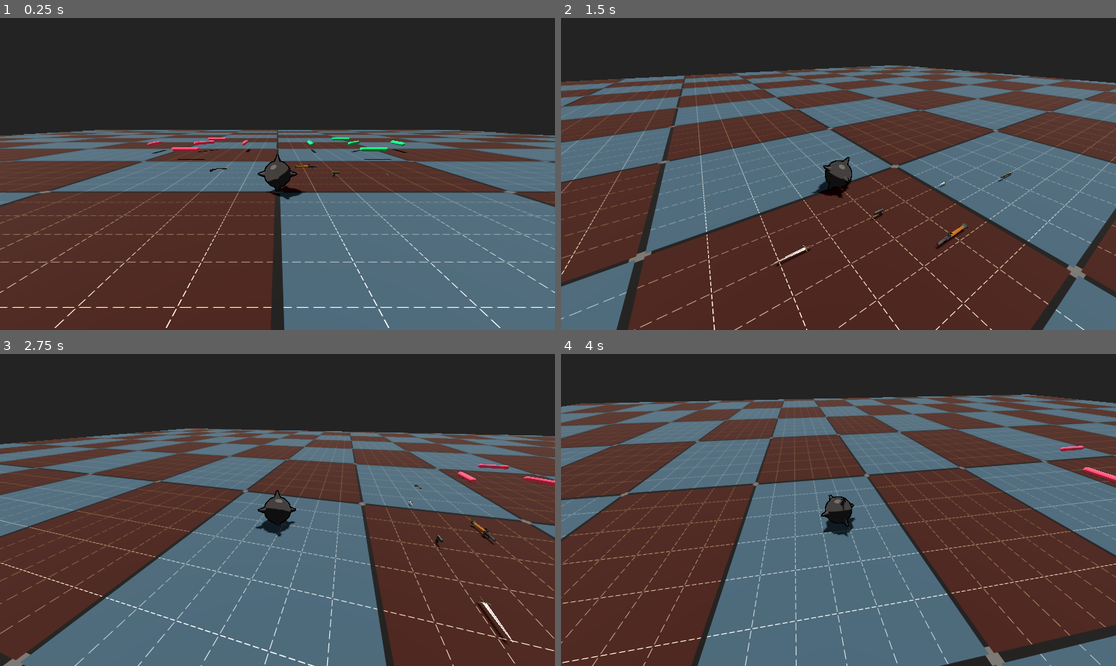
Above: before the commit, frames 1-4 (two rows, left to right).
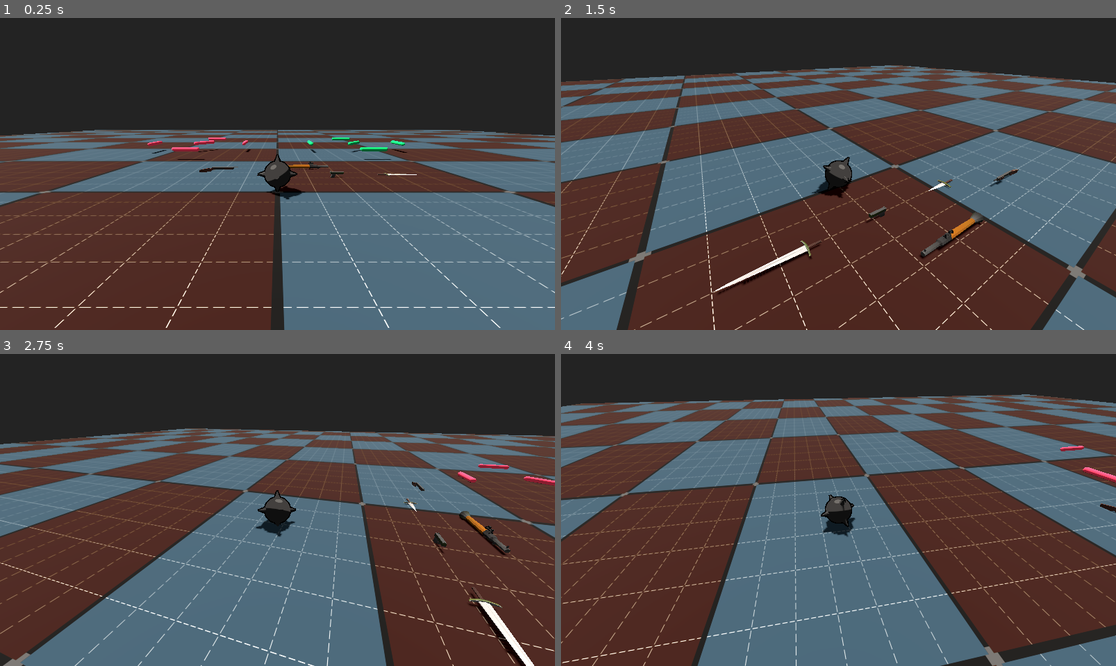
Above: after the commit, the same moments.

Repository: erikringwalters/pirate-jam-16-prototype
Game: Godot game, scene res://scenes/main.tscn
Two runs of this game, one before a commit and one after it. Both use one fixed random seed, a clock stepped at 60 frames per second and the inputs below. Before the commit the project starts from res://main.tscn.
Inputs (mouse positions are in pixels of both pictures, inside the frame that each line leads up to):
- Up to frame 1 (0.25 s): no input
- Up to frame 2 (1.5 s): move the mouse to (960, 158) at 0.52 s; press the mouse at (960, 158) at 0.53 s; hold D (move_right) 0.53-1.28 s; tap Space (manual_shoot) at 0.8, 1.35 s; move the mouse to (810, 174) at 1.27 s; release the mouse at (810, 174) at 1.28 s; hold W (move_up) from 1.28 s (still down)
- Up to frame 3 (2.75 s): keep holding W (move_up); click (249, 510) at 1.55 s; move the mouse to (288, 503) at 2.02 s; press the mouse at (288, 503) at 2.03 s; tap Space (manual_shoot) at 2.3 s
- Up to frame 4 (4 s): keep holding W (move_up); move the mouse to (832, 516) at 2.77 s; release the mouse at (832, 516) at 2.78 s; tap Space (manual_shoot) at 2.85, 3.8 s; click (832, 516) at 3.05 s; move the mouse to (877, 513) at 3.52 s; press the mouse at (877, 513) at 3.53 s

The runs differ from the first frame. In frame 1, 0.2% of the frame differs, in the area x 35-76%, y 46-52%; in frame 2, 1.0%; in frame 3, 1.0%, in the area x 72-97%, y 40-100%; in frame 4, less than 0.1%.

Commit message:
folder restructure

Diff:
--- a/main.tscn
+++ b/scenes/main.tscn
@@ -1,15 +1,15 @@
 [gd_scene load_steps=15 format=3 uid="uid://ct0tti2mfck6l"]
 
-[ext_resource type="PackedScene" uid="uid://bwge4babpy161" path="res://scenes/player.tscn" id="1_0xm2m"]
-[ext_resource type="PhysicsMaterial" uid="uid://baifveh640c1m" path="res://materials/physics_friction.tres" id="2_1bvp3"]
-[ext_resource type="Shader" uid="uid://cyolrnj113mxo" path="res://shaders/floor.gdshader" id="2_h2yge"]
-[ext_resource type="PackedScene" uid="uid://dqodrp0dyot7f" path="res://scenes/pickup_item_no_collision.tscn" id="4_1bvp3"]
-[ext_resource type="PackedScene" uid="uid://dlp1bs8xos8hq" path="res://scenes/pickup_item_ground_collision.tscn" id="5_lquwl"]
-[ext_resource type="PackedScene" uid="uid://dnab25acrgyoy" path="res://scenes/weapons/dagger.tscn" id="6_272bh"]
-[ext_resource type="PackedScene" uid="uid://bo4r5t2hvavcu" path="res://scenes/weapons/shotgun.tscn" id="7_5vw27"]
-[ext_resource type="PackedScene" uid="uid://obopymb5flt6" path="res://scenes/weapons/sword.tscn" id="8_4c57u"]
-[ext_resource type="PackedScene" uid="uid://ch5f82om4wwn7" path="res://scenes/weapons/handgun.tscn" id="9_efxa6"]
-[ext_resource type="PackedScene" uid="uid://hjn3ta46v6nr" path="res://scenes/weapons/rocket.tscn" id="10_dg77c"]
+[ext_resource type="PackedScene" uid="uid://bwge4babpy161" path="res://scenes/player/player.tscn" id="1_choun"]
+[ext_resource type="PhysicsMaterial" uid="uid://baifveh640c1m" path="res://materials/physics_friction.tres" id="2_ya4ey"]
+[ext_resource type="Shader" uid="uid://cyolrnj113mxo" path="res://shaders/floor.gdshader" id="3_eb6dy"]
+[ext_resource type="PackedScene" uid="uid://dqodrp0dyot7f" path="res://scenes/pickup_test_item/pickup_item_no_collision.tscn" id="4_trceg"]
+[ext_resource type="PackedScene" uid="uid://dlp1bs8xos8hq" path="res://scenes/pickup_test_item/pickup_item_ground_collision.tscn" id="5_a8y0u"]
+[ext_resource type="PackedScene" uid="uid://dnab25acrgyoy" path="res://scenes/weapons/dagger.tscn" id="6_jkv2x"]
+[ext_resource type="PackedScene" uid="uid://ch5f82om4wwn7" path="res://scenes/weapons/handgun.tscn" id="7_jbj1t"]
+[ext_resource type="PackedScene" uid="uid://hjn3ta46v6nr" path="res://scenes/weapons/rocket.tscn" id="8_muem4"]
+[ext_resource type="PackedScene" uid="uid://bo4r5t2hvavcu" path="res://scenes/weapons/shotgun.tscn" id="9_dp3eg"]
+[ext_resource type="PackedScene" uid="uid://obopymb5flt6" path="res://scenes/weapons/sword.tscn" id="10_0ld40"]
 
 [sub_resource type="Environment" id="Environment_h2yge"]
 background_mode = 1
@@ -53,12 +53,12 @@
 [node name="WorldEnvironment" type="WorldEnvironment" parent="."]
 environment = SubResource("Environment_h2yge")
 
-[node name="Player" parent="." instance=ExtResource("1_0xm2m")]
+[node name="Player" parent="." instance=ExtResource("1_choun")]
 transform = Transform3D(1, 0, 0, 0, 1, 0, 0, 0, 1, 0, 1, 0)
 
 [node name="Floor" type="StaticBody3D" parent="."]
 transform = Transform3D(1, 0, 0, 0, 1, 0, 0, 0, 1, 0, -0.5, 0)
-physics_material_override = ExtResource("2_1bvp3")
+physics_material_override = ExtResource("2_ya4ey")
 
 [node name="FloorCollision" type="CollisionShape3D" parent="Floor"]
 shape = SubResource("BoxShape3D_1bvp3")
@@ -72,47 +72,47 @@
 light_energy = 2.0
 shadow_enabled = true
 
-[node name="PickupItemNoCollision" parent="." instance=ExtResource("4_1bvp3")]
+[node name="PickupItemNoCollision" parent="." instance=ExtResource("4_trceg")]
 transform = Transform3D(-4.37114e-08, -1, 0, 1, -4.37114e-08, 0, 0, 0, 1, 7, 1, 7)
 
-[node name="PickupItemNoCollision2" parent="." instance=ExtResource("4_1bvp3")]
+[node name="PickupItemNoCollision2" parent="." instance=ExtResource("4_trceg")]
 transform = Transform3D(-4.37114e-08, -1, 0, 1, -4.37114e-08, 0, 0, 0, 1, 7, 1, 15)
 
-[node name="PickupItemNoCollision3" parent="." instance=ExtResource("4_1bvp3")]
+[node name="PickupItemNoCollision3" parent="." instance=ExtResource("4_trceg")]
 transform = Transform3D(1.91069e-15, 4.37114e-08, -1, 1, -4.37114e-08, 0, -4.37114e-08, -1, -4.37114e-08, 11, 1, 11)
 
-[node name="PickupItemNoCollision4" parent="." instance=ExtResource("4_1bvp3")]
+[node name="PickupItemNoCollision4" parent="." instance=ExtResource("4_trceg")]
 transform = Transform3D(1.91069e-15, 4.37114e-08, 1, 1, -4.37114e-08, 0, 4.37114e-08, 1, -4.37114e-08, 3, 1, 11)
 
-[node name="PickupItemNoCollision5" parent="." instance=ExtResource("4_1bvp3")]
+[node name="PickupItemNoCollision5" parent="." instance=ExtResource("4_trceg")]
 transform = Transform3D(-3.09086e-08, -0.707107, 0.707107, 1, -4.37114e-08, 0, 3.09086e-08, 0.707107, 0.707107, 7, 1, 11)
 
-[node name="PickupItemGroundCollision" parent="." instance=ExtResource("5_lquwl")]
+[node name="PickupItemGroundCollision" parent="." instance=ExtResource("5_a8y0u")]
 transform = Transform3D(-4.37114e-08, -1, 0, 1, -4.37114e-08, 0, 0, 0, 1, -7, 1, 7)
 
-[node name="PickupItemGroundCollision2" parent="." instance=ExtResource("5_lquwl")]
+[node name="PickupItemGroundCollision2" parent="." instance=ExtResource("5_a8y0u")]
 transform = Transform3D(-4.37114e-08, -1, 0, 1, -4.37114e-08, 0, 0, 0, 1, -7, 1, 15)
 
-[node name="PickupItemGroundCollision3" parent="." instance=ExtResource("5_lquwl")]
+[node name="PickupItemGroundCollision3" parent="." instance=ExtResource("5_a8y0u")]
 transform = Transform3D(1.91069e-15, 4.37114e-08, -1, 1, -4.37114e-08, 0, -4.37114e-08, -1, -4.37114e-08, -3, 1, 11)
 
-[node name="PickupItemGroundCollision4" parent="." instance=ExtResource("5_lquwl")]
+[node name="PickupItemGroundCollision4" parent="." instance=ExtResource("5_a8y0u")]
 transform = Transform3D(1.91069e-15, 4.37114e-08, -1, 1, -4.37114e-08, 0, -4.37114e-08, -1, -4.37114e-08, -11, 1, 11)
 
-[node name="PickupItemGroundCollision5" parent="." instance=ExtResource("5_lquwl")]
+[node name="PickupItemGroundCollision5" parent="." instance=ExtResource("5_a8y0u")]
 transform = Transform3D(-3.09086e-08, -0.707107, 0.707107, 1, -4.37114e-08, 0, 3.09086e-08, 0.707107, 0.707107, -7, 1, 11)
 
-[node name="Dagger_PickupItem" parent="." instance=ExtResource("6_272bh")]
+[node name="Dagger_PickupItem" parent="." instance=ExtResource("6_jkv2x")]
 transform = Transform3D(-4.37114e-08, -1, 0, 1, -4.37114e-08, 0, 0, 0, 1, 0.446518, 0.18589, 2.17957)
 
-[node name="Handgun_PickupItem" parent="." instance=ExtResource("9_efxa6")]
+[node name="Handgun_PickupItem" parent="." instance=ExtResource("7_jbj1t")]
 transform = Transform3D(-4.37114e-08, -1, 0, 1, -4.37114e-08, 0, 0, 0, 1, -2.95024, 0.18589, 2.17957)
 
-[node name="Shotgun_PickupItem" parent="." instance=ExtResource("10_dg77c")]
+[node name="RocketLauncher_PickupItem" parent="." instance=ExtResource("8_muem4")]
 transform = Transform3D(-4.37114e-08, -1, 0, 1, -4.37114e-08, 0, 0, 0, 1, -1.68421, 0.18589, 3.96507)
 
-[node name="Shotgun_PickupItem2" parent="." instance=ExtResource("7_5vw27")]
+[node name="Shotgun_PickupItem" parent="." instance=ExtResource("9_dp3eg")]
 transform = Transform3D(-4.37114e-08, -1, 0, 1, -4.37114e-08, 0, 0, 0, 1, 3.20685, 0.18589, 3.21965)
 
-[node name="Sword_PickupItem" parent="." instance=ExtResource("8_4c57u")]
+[node name="Sword_PickupItem" parent="." instance=ExtResource("10_0ld40")]
 transform = Transform3D(-4.37114e-08, -1, 0, 1, -4.37114e-08, 0, 0, 0, 1, -5.88738, 0.18589, 2.17957)
--- a/scenes/player.tscn
+++ b/scenes/player/player.tscn
@@ -1,7 +1,7 @@
 [gd_scene load_steps=9 format=3 uid="uid://bwge4babpy161"]
 
 [ext_resource type="Material" uid="uid://uutp0378pri2" path="res://materials/mace_metal.tres" id="1_3vyb7"]
-[ext_resource type="Script" uid="uid://bfhms1gcomxln" path="res://scenes/player.gd" id="1_g2els"]
+[ext_resource type="Script" uid="uid://bfhms1gcomxln" path="res://scripts/player.gd" id="1_g2els"]
 [ext_resource type="PhysicsMaterial" uid="uid://baifveh640c1m" path="res://materials/physics_friction.tres" id="1_qhqgy"]
 
 [sub_resource type="SphereShape3D" id="SphereShape3D_1bvp3"]
--- /dev/null
+++ b/scenes/weapons/bullet.gd
@@ -0,0 +1,18 @@
+extends Node3D
+
+const SPEED = 40.0
+
+@onready var mesh = $MeshInstance3D
+@onready var ray = $RayCast3D
+
+func _ready():
+	$Life.start()
+	pass
+
+func _process(delta):
+	position += transform.basis * Vector3(0, -SPEED, 0) * delta
+
+
+# Despawn the bullet after some time
+func _on_life_timeout() -> void:
+	queue_free()
--- a/scenes/weapons/Bullet.tscn
+++ b/scenes/weapons/bullet.tscn
@@ -1,8 +1,9 @@
 [gd_scene load_steps=4 format=3 uid="uid://ci34283omx87h"]
 
-[ext_resource type="Script" uid="uid://bf2dlwf4sjkbx" path="res://scenes/weapons/Bullet.gd" id="1_abmkb"]
+[ext_resource type="Script" uid="uid://bf2dlwf4sjkbx" path="res://scripts/bullet.gd" id="1_mx1hr"]
 
 [sub_resource type="BoxMesh" id="BoxMesh_mgj1w"]
+size = Vector3(0.07, 0.475, 0.105)
 
 [sub_resource type="StandardMaterial3D" id="StandardMaterial3D_uda7o"]
 albedo_color = Color(0.85, 0.538333, 0, 1)
@@ -11,15 +12,13 @@
 emission_energy_multiplier = 5.0
 
 [node name="Bullet" type="Node3D"]
-transform = Transform3D(0.475, 0, 0, 0, 0.07, 0, 0, 0, 0.105, 0, 0, 0)
-script = ExtResource("1_abmkb")
+script = ExtResource("1_mx1hr")
 
 [node name="MeshInstance3D" type="MeshInstance3D" parent="."]
 mesh = SubResource("BoxMesh_mgj1w")
 surface_material_override/0 = SubResource("StandardMaterial3D_uda7o")
 
 [node name="RayCast3D" type="RayCast3D" parent="."]
-transform = Transform3D(1.31134e-07, 1, 4.37114e-08, 0, -4.37114e-08, 1, 1, -1.31134e-07, -5.73206e-15, 0, 0, 0)
 
 [node name="Life" type="Timer" parent="."]
 wait_time = 3.0
--- a/scenes/weapons/dagger.tscn
+++ b/scenes/weapons/dagger.tscn
@@ -1,11 +1,11 @@
 [gd_scene load_steps=6 format=3 uid="uid://dnab25acrgyoy"]
 
-[ext_resource type="Script" uid="uid://dpsy00loetsif" path="res://scenes/weapons/weapon.gd" id="1_ieojg"]
+[ext_resource type="Script" uid="uid://dpsy00loetsif" path="res://scripts/weapon.gd" id="1_ieojg"]
 [ext_resource type="PackedScene" uid="uid://5m03qf0byasr" path="res://assets/weapons/Dagger.fbx" id="1_lw0yl"]
 
 [sub_resource type="CapsuleShape3D" id="CapsuleShape3D_236xm"]
-radius = 0.15
-height = 0.515753
+radius = 0.1
+height = 1.0
 
 [sub_resource type="StandardMaterial3D" id="StandardMaterial3D_ud4yb"]
 albedo_color = Color(0, 0.696657, 0.366257, 1)
@@ -28,4 +28,4 @@
 mesh = SubResource("CapsuleMesh_xv72k")
 
 [node name="Dagger" parent="CollisionShape3D" instance=ExtResource("1_lw0yl")]
-transform = Transform3D(-4.37114e-08, 4.37114e-08, 1, 4.37114e-08, 1, -4.37114e-08, -1, 4.37114e-08, -4.37114e-08, -4.29283e-09, -0.0982085, 0)
+transform = Transform3D(-1.31134e-07, 1.31134e-07, 3, 1.31134e-07, 3, -1.31134e-07, -3, 1.31134e-07, -1.31134e-07, -4.29283e-09, -0.0982085, 0)
--- a/scenes/weapons/handgun.tscn
+++ b/scenes/weapons/handgun.tscn
@@ -1,18 +1,11 @@
-[gd_scene load_steps=6 format=3 uid="uid://ch5f82om4wwn7"]
+[gd_scene load_steps=4 format=3 uid="uid://ch5f82om4wwn7"]
 
-[ext_resource type="Script" uid="uid://dpsy00loetsif" path="res://scenes/weapons/weapon.gd" id="1_63ngr"]
+[ext_resource type="Script" uid="uid://dpsy00loetsif" path="res://scripts/weapon.gd" id="1_63ngr"]
 [ext_resource type="PackedScene" uid="uid://1j4cgxkstdj6" path="res://assets/weapons/Handgun.fbx" id="1_xeypo"]
 
 [sub_resource type="CapsuleShape3D" id="CapsuleShape3D_236xm"]
-radius = 0.15
+radius = 0.1
 height = 0.46553
-
-[sub_resource type="StandardMaterial3D" id="StandardMaterial3D_ud4yb"]
-albedo_color = Color(0, 0.696657, 0.366257, 1)
-
-[sub_resource type="CapsuleMesh" id="CapsuleMesh_xv72k"]
-material = SubResource("StandardMaterial3D_ud4yb")
-radius = 0.15
 
 [node name="Handgun_PickupItem" type="RigidBody3D" groups=["GroundCollision", "Pickup"]]
 transform = Transform3D(-4.37114e-08, -1, 0, 1, -4.37114e-08, 0, 0, 0, 1, 0, 0, 0)
@@ -28,8 +21,4 @@
 transform = Transform3D(-1, 8.74228e-08, 0, -8.74228e-08, -1, 0, 0, 0, 1, 0.105022, 0.162132, 0)
 
 [node name="Handgun" parent="CollisionShape3D" instance=ExtResource("1_xeypo")]
-transform = Transform3D(-6.86269e-08, 1.57, 0, -1.57, -6.86269e-08, 0, 0, 0, 1.57, 0.054861, -0.0358129, 0)
-
-[node name="MeshInstance3D" type="MeshInstance3D" parent="CollisionShape3D"]
-visible = false
-mesh = SubResource("CapsuleMesh_xv72k")
+transform = Transform3D(-1.31134e-07, 3, 0, -3, -1.31134e-07, 0, 0, 0, 3, 0.054861, -0.0358129, 0)
--- a/scenes/weapons/rocket.tscn
+++ b/scenes/weapons/rocket.tscn
@@ -1,20 +1,13 @@
-[gd_scene load_steps=6 format=3 uid="uid://hjn3ta46v6nr"]
+[gd_scene load_steps=4 format=3 uid="uid://hjn3ta46v6nr"]
 
 [ext_resource type="PackedScene" uid="uid://bmxot2bs7v0bt" path="res://assets/weapons/Rocket.fbx" id="1_6gyb8"]
-[ext_resource type="Script" uid="uid://dpsy00loetsif" path="res://scenes/weapons/weapon.gd" id="1_kjqmh"]
+[ext_resource type="Script" uid="uid://dpsy00loetsif" path="res://scripts/weapon.gd" id="1_kjqmh"]
 
 [sub_resource type="CapsuleShape3D" id="CapsuleShape3D_236xm"]
 radius = 0.15
-height = 1.40617
+height = 2.5
 
-[sub_resource type="StandardMaterial3D" id="StandardMaterial3D_ud4yb"]
-albedo_color = Color(0, 0.696657, 0.366257, 1)
-
-[sub_resource type="CapsuleMesh" id="CapsuleMesh_xv72k"]
-material = SubResource("StandardMaterial3D_ud4yb")
-radius = 0.15
-
-[node name="Shotgun_PickupItem" type="RigidBody3D" groups=["GroundCollision", "Pickup"]]
+[node name="RocketLauncher_PickupItem" type="RigidBody3D" groups=["GroundCollision", "Pickup"]]
 transform = Transform3D(-4.37114e-08, -1, 0, 1, -4.37114e-08, 0, 0, 0, 1, 0, 0, 0)
 collision_layer = 5
 collision_mask = 5
@@ -27,9 +20,5 @@
 [node name="RayCast3D" type="RayCast3D" parent="CollisionShape3D"]
 transform = Transform3D(-1, 8.74228e-08, 0, -8.74228e-08, -1, 0, 0, 0, 1, 0.000982918, 0.68569, 0)
 
-[node name="MeshInstance3D" type="MeshInstance3D" parent="CollisionShape3D"]
-visible = false
-mesh = SubResource("CapsuleMesh_xv72k")
-
 [node name="Rocket" parent="CollisionShape3D" instance=ExtResource("1_6gyb8")]
-transform = Transform3D(-1.66103e-08, 0.38, 0, -0.38, -1.66103e-08, 0, 0, 0, 0.38, 2.30443e-09, 0.0527193, 0)
+transform = Transform3D(-3.27835e-08, 0.75, 0, -0.75, -3.27835e-08, 0, 0, 0, 0.75, 2.30443e-09, 0.0527193, 0)
--- a/scenes/weapons/shotgun.tscn
+++ b/scenes/weapons/shotgun.tscn
@@ -1,17 +1,9 @@
-[gd_scene load_steps=6 format=3 uid="uid://bo4r5t2hvavcu"]
+[gd_scene load_steps=4 format=3 uid="uid://bo4r5t2hvavcu"]
 
-[ext_resource type="Script" uid="uid://dpsy00loetsif" path="res://scenes/weapons/weapon.gd" id="1_0frcf"]
+[ext_resource type="Script" uid="uid://dpsy00loetsif" path="res://scripts/weapon.gd" id="1_0frcf"]
 [ext_resource type="PackedScene" uid="uid://cyowyrjvxowkj" path="res://assets/weapons/Shotgun.fbx" id="1_o616w"]
 
 [sub_resource type="CapsuleShape3D" id="CapsuleShape3D_236xm"]
-radius = 0.15
-height = 1.14244
-
-[sub_resource type="StandardMaterial3D" id="StandardMaterial3D_ud4yb"]
-albedo_color = Color(0, 0.696657, 0.366257, 1)
-
-[sub_resource type="CapsuleMesh" id="CapsuleMesh_xv72k"]
-material = SubResource("StandardMaterial3D_ud4yb")
 radius = 0.15
 
 [node name="Shotgun_PickupItem" type="RigidBody3D" groups=["GroundCollision", "Pickup"]]
@@ -25,11 +17,7 @@
 shape = SubResource("CapsuleShape3D_236xm")
 
 [node name="RayCast3D" type="RayCast3D" parent="CollisionShape3D"]
-transform = Transform3D(-1, 8.74228e-08, 0, -8.74228e-08, -1, 0, 0, 0, 1, 0.0730817, 0.535276, 0)
+transform = Transform3D(-1, 8.74228e-08, 0, -8.74228e-08, -1, 0, 0, 0, 1, 0.12, 1.035, 0)
 
 [node name="Shotgun" parent="CollisionShape3D" instance=ExtResource("1_o616w")]
-transform = Transform3D(-4.37114e-08, 1, 0, -1, -4.37114e-08, 0, 0, 0, 1, 0.0273829, 0.0246046, 0)
-
-[node name="MeshInstance3D" type="MeshInstance3D" parent="CollisionShape3D"]
-visible = false
-mesh = SubResource("CapsuleMesh_xv72k")
+transform = Transform3D(-8.74228e-08, 2, 0, -2, -8.74228e-08, 0, 0, 0, 2, 0.0273829, 0.0246046, 0)
--- a/scenes/weapons/sword.tscn
+++ b/scenes/weapons/sword.tscn
@@ -1,11 +1,11 @@
 [gd_scene load_steps=6 format=3 uid="uid://obopymb5flt6"]
 
-[ext_resource type="Script" uid="uid://dpsy00loetsif" path="res://scenes/weapons/weapon.gd" id="1_3pnln"]
+[ext_resource type="Script" uid="uid://dpsy00loetsif" path="res://scripts/weapon.gd" id="1_3pnln"]
 [ext_resource type="PackedScene" uid="uid://b1uek6f4hf7b0" path="res://assets/weapons/Sword.fbx" id="1_lbead"]
 
 [sub_resource type="CapsuleShape3D" id="CapsuleShape3D_236xm"]
 radius = 0.15
-height = 1.09283
+height = 1.5
 
 [sub_resource type="StandardMaterial3D" id="StandardMaterial3D_ud4yb"]
 albedo_color = Color(0, 0.696657, 0.366257, 1)
@@ -28,4 +28,4 @@
 mesh = SubResource("CapsuleMesh_xv72k")
 
 [node name="Sword" parent="CollisionShape3D" instance=ExtResource("1_lbead")]
-transform = Transform3D(-4.37114e-08, 4.37114e-08, -1, 4.37114e-08, 1, 4.37114e-08, 1, -4.37114e-08, -4.37114e-08, -1.51114e-08, -0.345709, 0)
+transform = Transform3D(-1.09278e-07, 1.09278e-07, -2.5, 1.09278e-07, 2.5, 1.09278e-07, 2.5, -1.09278e-07, -1.09278e-07, -1.51114e-08, -0.345709, 0)
--- /dev/null
+++ b/scenes/weapons/ullet.gd
@@ -0,0 +1,18 @@
+extends Node3D
+
+const SPEED = 40.0
+
+@onready var mesh = $MeshInstance3D
+@onready var ray = $RayCast3D
+
+func _ready():
+	$Life.start()
+	pass
+
+func _process(delta):
+	position += transform.basis * Vector3(0, -SPEED, 0) * delta
+
+
+# Despawn the bullet after some time
+func _on_life_timeout() -> void:
+	queue_free()
--- /dev/null
+++ b/scripts/bullet.gd
@@ -0,0 +1,18 @@
+extends Node3D
+
+const SPEED = 40.0
+
+@onready var mesh = $MeshInstance3D
+@onready var ray = $RayCast3D
+
+func _ready():
+	$Life.start()
+	pass
+
+func _process(delta):
+	position += transform.basis * Vector3(0, -SPEED, 0) * delta
+
+
+# Despawn the bullet after some time
+func _on_life_timeout() -> void:
+	queue_free()
--- /dev/null
+++ b/scripts/player.gd
@@ -0,0 +1,84 @@
+extends RigidBody3D
+
+@export_group("Camera")
+@export_range(0.0, 1.0) var camera_mouse_sensitivity := 0.25
+@export_range(0.0, 1.0) var camera_stick_sensitivity := 0.5
+@export_range(1.0, 10.0) var camera_stick_mult := 10.0
+
+@export_group("Movement")
+@export var move_speed := 16.0
+@export var acceleration := 50.0
+
+var _camera_input_direction := Vector2.ZERO
+
+@onready var _camera_pivot:Node3D = %CameraPivot
+@onready var _camera:Camera3D = %Camera
+
+func _ready() -> void:
+	%CameraPivot.top_level = true
+
+func _input(event: InputEvent) -> void:
+	if event.is_action_pressed("left_click"):
+		Input.mouse_mode = Input.MOUSE_MODE_CAPTURED
+	if event.is_action_pressed("ui_cancel"):
+		Input.mouse_mode = Input.MOUSE_MODE_VISIBLE
+
+func _unhandled_input(event: InputEvent) -> void:
+	var is_camera_motion := (
+		event is InputEventMouseMotion and
+		Input.get_mouse_mode() == Input.MOUSE_MODE_CAPTURED
+	)
+	if is_camera_motion:
+		_camera_input_direction = event.screen_relative * camera_mouse_sensitivity
+	else: pass
+
+func _physics_process(delta: float) -> void:
+	# Camera Movement
+	%CameraPivot.global_transform.origin = global_transform.origin
+
+	var camera_stick_input := Input.get_vector(
+		"camera_left",
+		"camera_right",
+		"camera_up",
+		"camera_down"
+	)
+
+	var camera_stick_rotation = (camera_stick_input * camera_stick_mult * camera_stick_sensitivity)
+
+	_camera_pivot.rotation.x -= (_camera_input_direction.y + camera_stick_rotation.y) * get_physics_process_delta_time()
+	_camera_pivot.rotation.x = clamp(_camera_pivot.rotation.x, -PI / 2.01, 0.0)
+	_camera_pivot.rotation.y -= (_camera_input_direction.x + camera_stick_rotation.x) * get_physics_process_delta_time()
+
+	_camera_input_direction = Vector2.ZERO
+
+	# RigidBody Movement
+	var raw_input := Input.get_vector(
+		"move_up",
+		"move_down",
+		"move_right",
+		"move_left",
+	)
+
+	# TODO: Check movement speed when camera is high up
+
+	var forward := _camera.global_basis.z
+	var right := _camera.global_basis.x
+
+	var move_direction := forward * raw_input.y + right * raw_input.x
+	move_direction.y = 0.0
+	move_direction = move_direction.normalized() * move_direction.length()
+
+	var vel = angular_velocity.move_toward(move_direction * move_speed, acceleration * delta)
+	angular_velocity.x = clamp(vel.x, -move_speed, move_speed)
+	angular_velocity.y = 0.0
+	angular_velocity.z = clamp(vel.z, -move_speed, move_speed)
+	#print(angular_velocity)
+
+func _on_pickup_body_entered(body: Node3D) -> void:
+	print(body)
+	if(body.is_in_group("Pickup") && body.is_in_group("NoCollision")):
+		body.reparent(self, true)
+		body.set_deferred("process_mode", Node.PROCESS_MODE_DISABLED)
+	elif(body.is_in_group("Pickup") && body.is_in_group("GroundCollision")):
+		body.get_node("CollisionShape3D").reparent(self, true)
+		body.queue_free()
--- /dev/null
+++ b/scripts/weapon.gd
@@ -0,0 +1,64 @@
+extends Node3D
+
+@export var damage : float = 100.0
+@export var is_projectile_weapon : bool = false
+
+@export_category("Projectile Type")
+@export var projectile_object : String = "res://scenes/weapons/bullet.tscn"
+@export var cooldown : float = 0.8
+
+
+@onready var is_pickedup = true
+
+# Conditional projectile weapon variables, will remain null if not projectile
+var curr_cooldown
+var can_shoot
+var gun_barrel
+var projectile
+var instance
+
+
+func _ready() -> void:
+	if (is_projectile_weapon):
+		curr_cooldown = cooldown
+		can_shoot = true
+		gun_barrel = $CollisionShape3D/RayCast3D
+		projectile = load(projectile_object)
+
+
+func _process(delta) -> void:
+	if (is_projectile_weapon):
+		curr_cooldown -= delta
+		if (curr_cooldown <= 0):
+			can_shoot = true
+			curr_cooldown = cooldown
+
+
+func shoot() -> void:
+	instance = projectile.instantiate()
+	instance.position = gun_barrel.global_position
+	instance.transform.basis = gun_barrel.global_transform.basis
+	get_parent().add_child(instance);
+
+
+func _physics_process(_delta: float) -> void:
+	if Input.is_action_pressed("manual_shoot") \
+	and is_projectile_weapon \
+	and can_shoot \
+	and is_pickedup:
+		shoot()
+		curr_cooldown = cooldown
+		can_shoot = false
+
+
+func pick_up() -> void:
+	is_pickedup = true
+
+func drop() -> void:
+	is_pickedup = false
+
+func get_damage() -> float:
+	return damage
+
+func set_damage(num) -> void:
+	damage = num
Not shown: 1 places in scenes/main.tscn that only renumber resources
Renamed: scenes/pickup_item_ground_collision.tscn -> scenes/pickup_test_item/pickup_item_ground_collision.tscn
Renamed: scenes/pickup_item_no_collision.tscn -> scenes/pickup_test_item/pickup_item_no_collision.tscn
Not shown, changed: scenes/player.gd.uid
Not shown, changed: scenes/weapons/Bullet.gd.uid
Not shown, added: scenes/weapons/bullet.gd.uid
Not shown, added: scenes/weapons/ullet.gd.uid
Not shown, changed: scenes/weapons/weapon.gd.uid
Not shown, added: scripts/bullet.gd.uid
Not shown, added: scripts/player.gd.uid
Not shown, added: scripts/weapon.gd.uid
